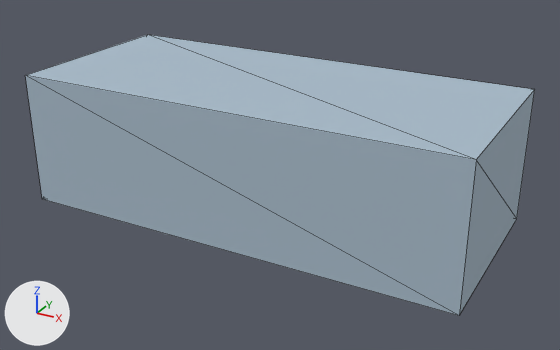
The glTF model shared/assets/models/fish_ghost_lanternfish.glb: old version first, new version second.
Rendered twice from a 50 mm camera at (0.235, -0.418, 0.19) aimed at (0.008, -0.004, -0.017). Lighting does not change. The marker at lower left points along +X, +Y and +Z. The picture after the commit comes second. Mesh edges are drawn as thin lines. Vertices at exactly the same position are counted once.

In view in the first picture: 'species.ghost_lanternfish'.
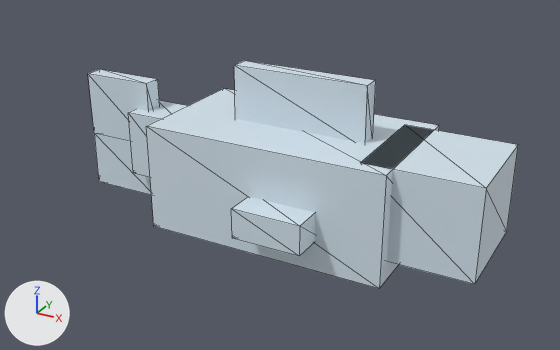
Pixel boxes [x1, y1, x2, y2] of what changed, in the pictures (560 x 350 px):
```json
{"object": "species.ghost_lanternfish", "change": "recoloured, reshaped, rescaled", "before": [25, 35, 535, 315], "after": [88, 61, 518, 288], "on screen": "16% narrower, 19% shorter"}
```

Edits to the scene script, one JSON object a line:
```json
{"op": "set", "path": "mat_item.base_color", "old": "(0.397, 0.503, 0.597)", "new": "(0.68, 0.791, 0.871)", "note": "blue #a9bccb -> pale blue #d7e6f0"}
{"block": "me_item", "where": "# used by ob_species_ghost_lanternfish; location = (0.0, 0.0, 0.0); scale = (0.3, 0.13, 0.09)"}
{"op": "remove", "block": "me_item", "code": "me_item.from_pydata(...)  # 8 vertices, 12 faces; spans x -0.5..0.5, y -0.5..0.5, z -0.5..0.5"}
{"op": "add", "block": "me_item", "code": "me_item.from_pydata(...)  # 60 vertices, 96 faces; spans x -0.5..0.5, y -0.22..0.22, z -0.181..0.181"}
{"block": "me_item", "change": "me_item part 1: the whole mesh is rebuilt"}
{"op": "set", "path": "ob_species_ghost_lanternfish.scale", "old": "(0.3, 0.13, 0.09)", "new": "(0.3, 0.3, 0.3)"}
```
